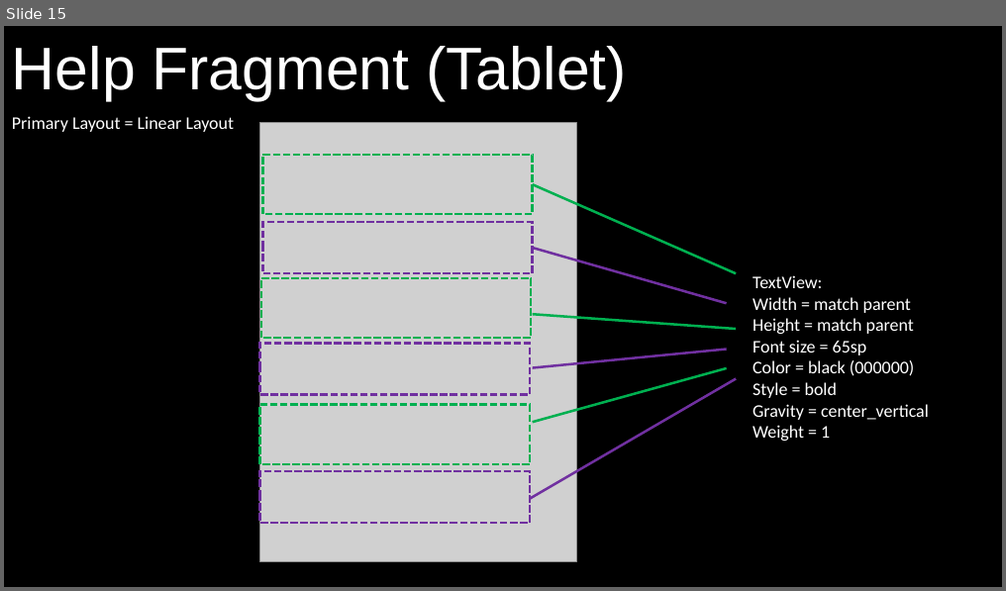
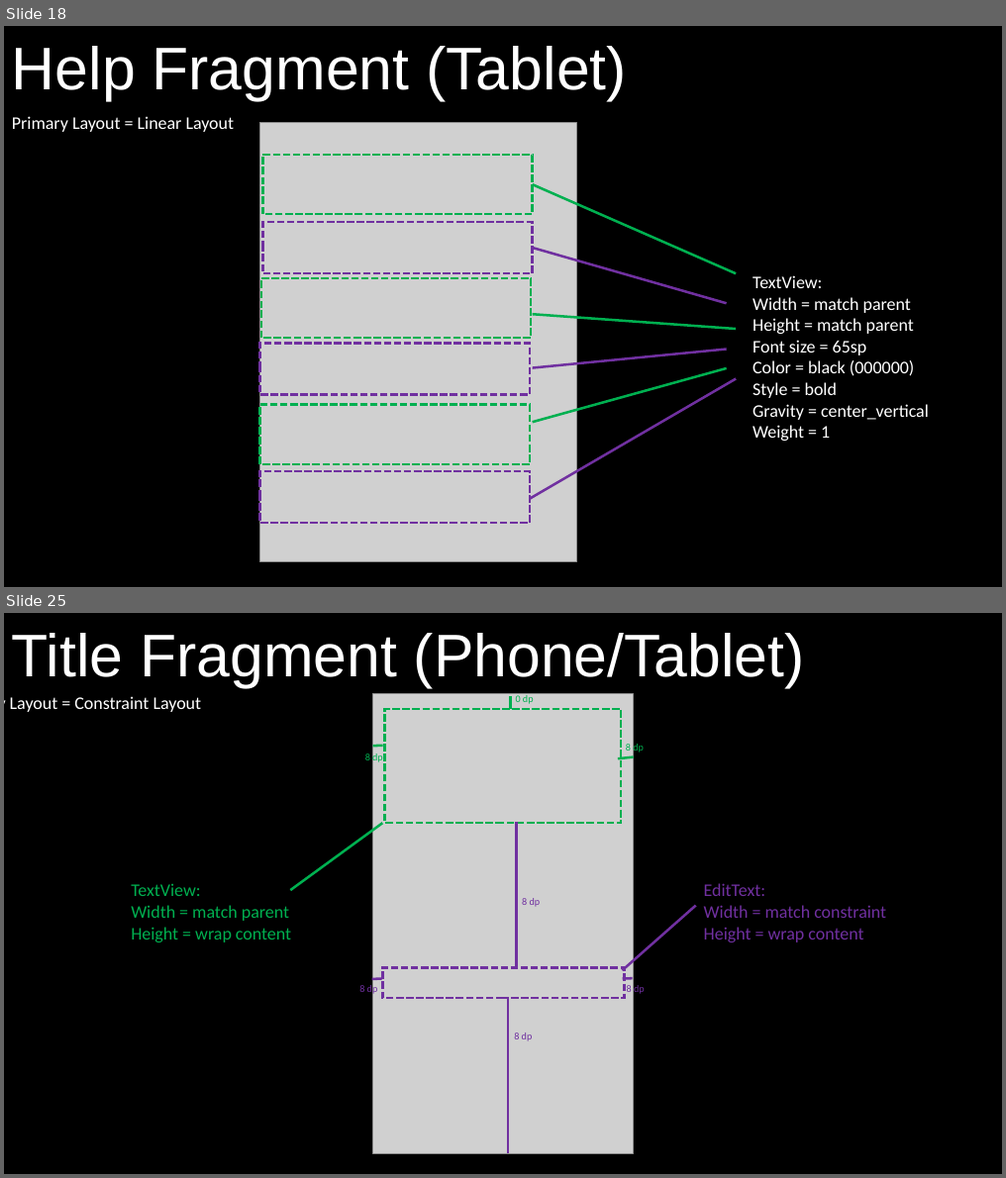
Before and after one commit to liuqidake/Lifestyle_Android_App, a slide deck: sketches-editable.pptx. Shown one above the other, each under a label of ours: slide 15 before the commit, slides 18 and 25 after it; the slides between them are not shown. The pictures are 1006x591 and 1006x1178 pixels, drawn with LibreOffice and Linux fonts; fonts in the diff are those of the drawing; grey boxes stand for pictures. Boxes give left, top, right and bottom in pixels: in the first picture for what was removed or moved away, otherwise in the second. Text is boxed around its words. In the diff, an @@ line names an element or a change of style, - is before the commit and + after.

```diff
--- a/sketches-editable.pptx
+++ b/sketches-editable.pptx
@@ slide 25 added at (4,613,1002,1174), background #000000 @@
@@ text added at (12,633,805,688), 54 pt, text #FFFFFF @@
+Title Fragment (Phone/Tablet)
@@ text added at (10,696,202,712), 16 pt, text #FFFFFF @@
+Primary Layout = Constraint Layout
@@ picture added at (373,694,634,1155) @@
@@ line added from (510, 696) to (510, 709), #00B050 2.25 pt @@
@@ text added at (516,695,534,704), 9 pt, text #00B050 @@
+0 dp
@@ rectangle added at (385,709,621,823), outline #00B050 2.25 pt dashed @@
@@ text added at (365,753,383,763), 9 pt, text #00B050 @@
+8 dp
@@ line added from (382, 746) to (373, 747), #00B050 2.25 pt @@
@@ line added from (634, 758) to (618, 759), #00B050 2.25 pt @@
@@ text added at (626,743,644,754), 9 pt, text #00B050 @@
+8 dp
@@ line added from (382, 823) to (290, 890), #00B050 2.25 pt @@
@@ line added from (517, 822) to (517, 967), #7030A0 2.25 pt @@
@@ text added at (131,884,291,943), 16 pt, text #00B050 @@
+TextView:
+Width = match parent
+Height = wrap content
@@ text added at (522,898,541,907), 9 pt, text #7030A0 @@
+8 dp
@@ line added from (696, 906) to (623, 970), #7030A0 2.25 pt @@
@@ text added at (704,883,886,943), 16 pt, text #7030A0 @@
+EditText:
+Width = match constraint
+Height = wrap content
@@ rectangle added at (382,967,624,998), outline #7030A0 2.25 pt dashed @@
@@ text added at (359,984,378,995), 9 pt, text #7030A0 @@
+8 dp
@@ line added from (382, 978) to (372, 979), #7030A0 2.25 pt @@
@@ line added from (632, 978) to (623, 978), #7030A0 2.25 pt @@
@@ text added at (627,985,645,994), 9 pt, text #7030A0 @@
+8 dp
@@ line added from (508, 999) to (508, 1155), #7030A0 2.25 pt @@
@@ text added at (514,1033,533,1042), 9 pt, text #7030A0 @@
+8 dp
@@ what was slide 15 is now slide 18 @@
```
Also in this commit, not shown: 4 slides changed, 10 other slides added, 1 slide removed, 2 other files.
